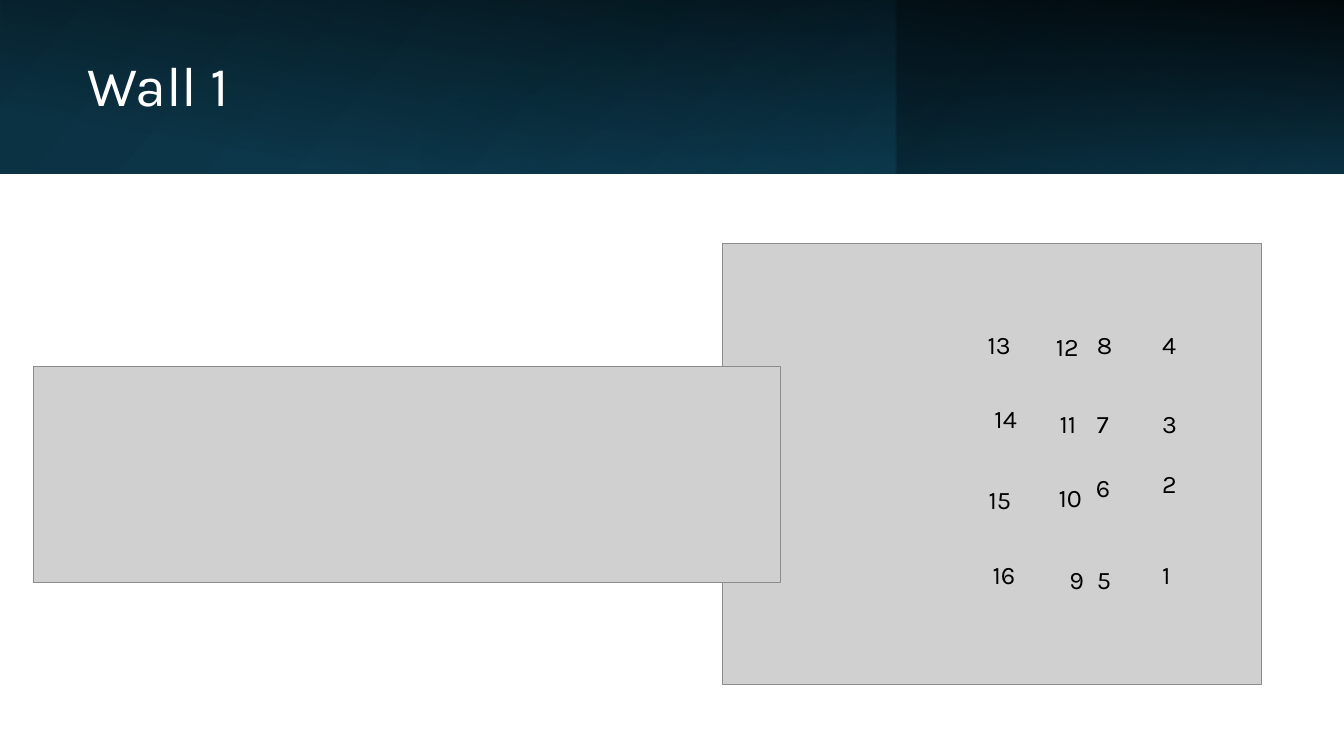
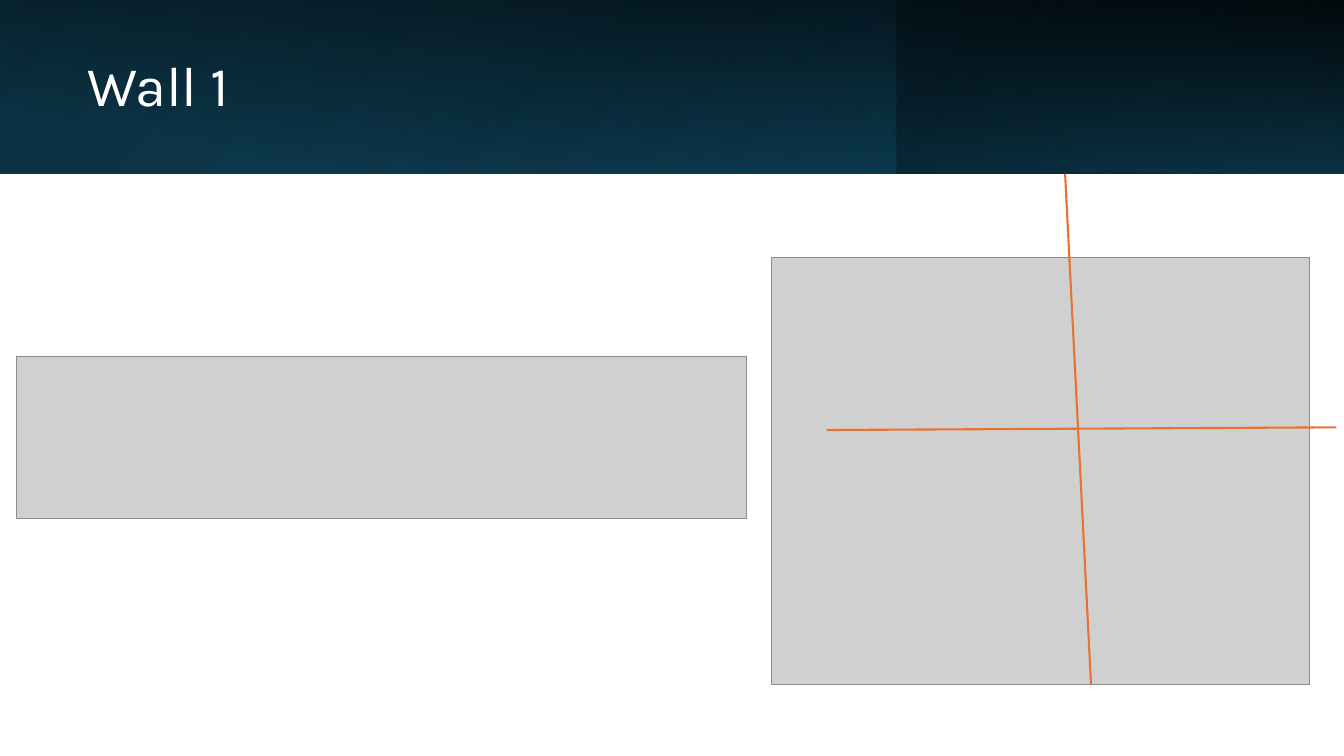
Before and after one commit to mokzhizhuan/GreyForm_UIs, a slide deck: slide 2 of PBU walls.pptx. Drawn at 1344x756 pixels with LibreOffice and Linux fonts; fonts in the diff are those of the drawing; grey boxes stand for pictures. Boxes give left, top, right and bottom in pixels: in the first picture for what was removed or moved away, otherwise in the second. Text is boxed around its words. In the diff, an @@ line names an element or a change of style, - is before the commit and + after.

```diff
--- a/PBU walls.pptx
+++ b/PBU walls.pptx
@@ line added from (1066, 173) to (1091, 685), #E97132 1.5 pt @@
@@ picture: place and size @@
-picture at [723,244,1262,685]
+picture at [772,258,1310,685]
@@ picture: place and size @@
-picture at [33,367,780,583]
+picture at [17,356,747,518]
@@ text removed at [988,338,1011,355] @@
-13
@@ text removed at [1056,340,1079,356] @@
-12
@@ text removed at [1097,338,1112,355] @@
-8
@@ text removed at [1162,338,1176,354] @@
-4
@@ text removed at [994,412,1016,428] @@
-14
@@ text removed at [1060,417,1077,433] @@
-11
@@ text removed at [1097,417,1109,433] @@
-7
@@ text removed at [1162,417,1177,434] @@
-3
@@ line added from (827, 431) to (1337, 427), #E97132 1.5 pt @@
@@ text removed at [1162,477,1177,493] @@
-2
@@ text removed at [989,493,1012,510] @@
-15
@@ text removed at [1059,491,1082,508] @@
-10
@@ text removed at [1096,481,1110,498] @@
-6
@@ text removed at [993,568,1016,585] @@
-16
@@ text removed at [1162,568,1170,584] @@
-1
@@ text removed at [1069,573,1084,590] @@
-9
@@ text removed at [1097,573,1111,590] @@
-5
```
Also in this commit, not shown: 5 other slides changed, 1 slide added, 1 slide removed.
